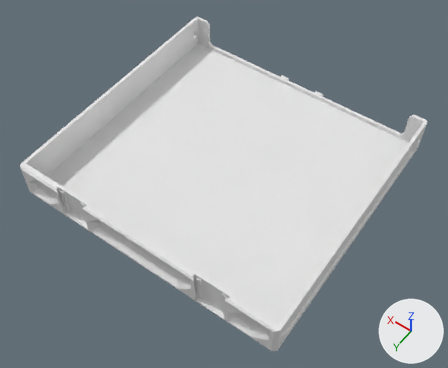
The glTF model parts/165/DecorDrawer_165-2W-05H.lib.glb: old version first, new version second.
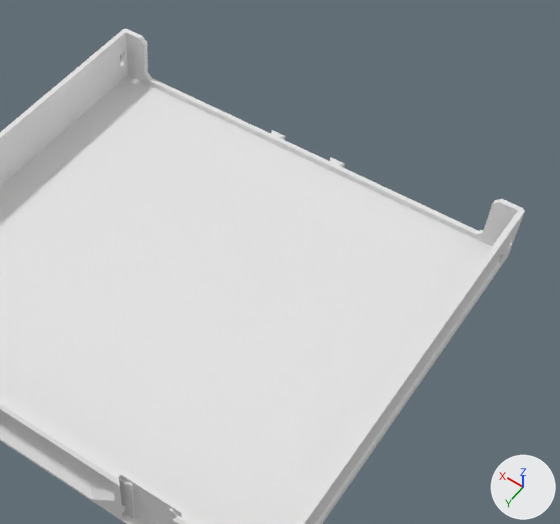
There are two pictures of each version: one whole from a 50 mm lens placed at (-129.0, 187.0, 275.0), pointed at (-5.0, 13.0, 1.0), one close up on the part from 28% to 100% of the width and 0% to 82% of the height. The axes (+X, +Y, +Z) are drawn at lower right. The lights are the same throughout. The older version's two pictures come first. Where no turn or scale is listed for an object, it has been applied to the vertices. Vertices at exactly the same position are counted once.

Names of what the first close-up shows: 'DecorDrawer_165-2W-05H'.
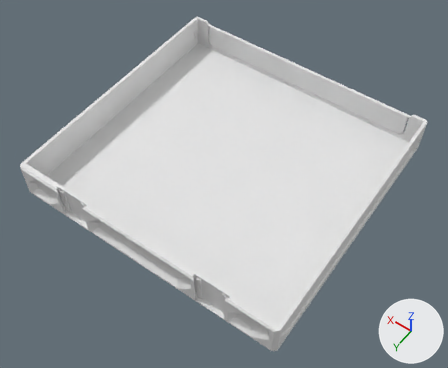
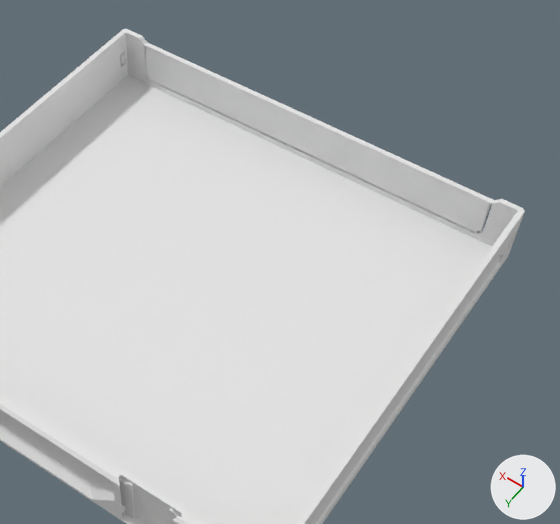
Boxes (x1, y1, x2, y2) around the edits, measured in the close-ups (560 x 524 px):
part 1 of me_decordrawer_165_2w_05h, built on
    before: (331, 161, 478, 234)
    after: (144, 42, 495, 234)

Patch to the scene script:
```diff
--- a/parts/165/DecorDrawer_165-2W-05H.lib.glb.py
+++ b/parts/165/DecorDrawer_165-2W-05H.lib.glb.py
@@ me_decordrawer_165_2w_05h @@
 # used by ob_decordrawer_165_2w_05h; location = (0.0, 0.0, 11.0)
-me_decordrawer_165_2w_05h.from_pydata(...)  # 440 vertices, 884 faces; spans x -82.0..82.0, y -80.0..80.0, z -11.0..11.0
+me_decordrawer_165_2w_05h.from_pydata(...)  # 604 vertices, 1224 faces; spans x -82.0..82.0, y -80.0..80.0, z -11.0..11.0
+# me_decordrawer_165_2w_05h part 1
+# 13 faces are deleted
+# 116 vertices are added at x -71.0..71.0, y -77.0..-75.0, z -7.0..9.0
+# 265 new faces join them
+# other edits to the shape of me_decordrawer_165_2w_05h do not show in these pictures
```
